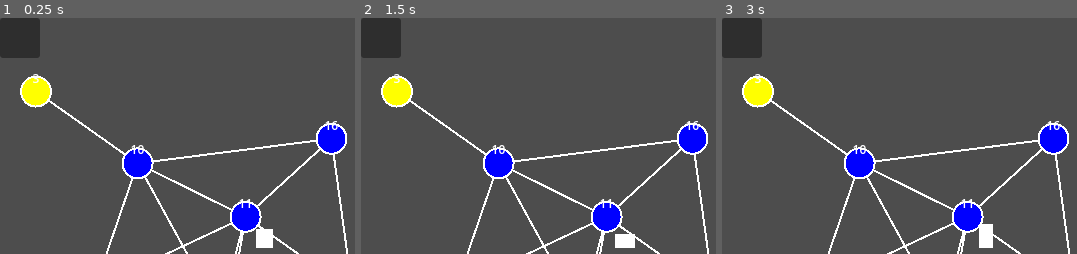
Above: before the commit, frames 1-3 (left to right).
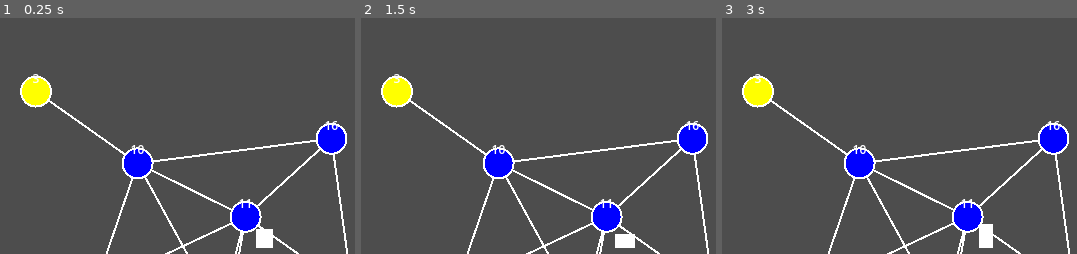
Above: after the commit, the same moments.

Repository: EdbertWang/roguelike_autobattler
Game: Godot game, scene res://Manager/game_state_manager.tscn
Two runs of this game, one before a commit and one after it. Both use one fixed random seed, a clock stepped at 60 frames per second and the inputs below.
Inputs (mouse positions are % of the whole screen's width and height, from its top left):
- Up to frame 1 (0.25 s): no input
- Up to frame 2 (1.5 s): tap Enter at 0.5 s; move the mouse to (73, 46) at 0.52 s; click (73, 46) at 0.6 s; tap Space at 1.25 s; move the mouse to (30, 56) at 1.27 s; tap R (rotatePlacement) at 1.35 s; click (30, 56) at 1.42 s
- Up to frame 3 (3 s): tap Enter at 2 s; move the mouse to (61, 28) at 2.02 s; click (61, 28) at 2.1 s; tap Space at 2.75 s; move the mouse to (46, 71) at 2.77 s; tap R (rotatePlacement) at 2.85 s; click (46, 71) at 2.92 s
The pictures show only the part of the screen within x 0-50%, y 0-50%; the shares and areas given below are measured in that part.

The runs differ from the first frame. In frame 1, 1.9% of the frame differs, in the area x 0-12%, y 0-17%; in frame 2, 1.9%; in frame 3, 1.9%.

Commit message:
clicking on node sends player to battle prep stage

Diff:
--- a/Manager/campaign_controller.gd
+++ b/Manager/campaign_controller.gd
@@ -19,7 +19,7 @@
 var current_battle_node: MapNode
 
 signal state_changed(new_state: GameState)
-signal battle_started(node: MapNode)
+#signal battle_started(node: MapNode)
 signal battle_completed(node: MapNode, victory: bool)
 signal campaign_completed()
 
@@ -74,17 +74,16 @@
 
 func enable_map_interaction():
 	"""Enable map interaction and disable battle systems"""
-	if map_generator:
-		map_generator.set_process_input(true)
-		map_generator.show()
-
-	if battle_manager:
-		battle_manager.set_process(false)
-		battle_manager.hide()
-
-	#print("Map exploration enabled. Available nodes: %d" % map_generator.get_available_nodes().size())
-
-func _on_map_node_selected(node: MapNode):
+
+	map_generator.set_process_input(true)
+	map_generator.show()
+
+	battle_manager.set_process(false)
+	battle_manager.hide()
+
+	print("Map exploration enabled. Available nodes: %d" % map_generator.get_available_nodes().size())
+
+func on_map_node_selected(node: MapNode):
 	"""Handle when player selects a map node"""
 	if current_state != GameState.MAP_EXPLORATION:
 		return
@@ -149,7 +148,7 @@
 func start_battle_sequence():
 	"""Start the actual battle"""
 	print("Battle started at node %d" % current_battle_node.id)
-	battle_started.emit(current_battle_node)
+	#battle_started.emit(current_battle_node)
 
 	# Start battle systems
 	if battle_manager and battle_manager.has_method("start_battle"):
--- a/Manager/game_state_manager.gd
+++ b/Manager/game_state_manager.gd
@@ -20,15 +20,18 @@
 func setup_ui_connections():
 	# Connect campaign controller signals to UI
 	campaign_controller.state_changed.connect(_on_game_state_changed)
-	campaign_controller.battle_started.connect(_on_battle_started)
+	#campaign_controller.battle_started.connect(_on_battle_started)
 	campaign_controller.campaign_completed.connect(_on_campaign_completed)
+
+	map_generator.enter_battle.connect(_on_battle_entered)
 
 func _on_game_state_changed(new_state):
 	print("Game state: " + str(new_state))
 	# Update UI based on state
 
-func _on_battle_started(node):
-	print("Battle started at node: " + str(node.id))
+func _on_battle_entered(node):
+	print("Battle entered at node: " + str(node.id))
+	campaign_controller.on_map_node_selected(node)
 
 func _on_campaign_completed():
 	print("Campaign completed!")
--- a/Map_Gen/map_manager.gd
+++ b/Map_Gen/map_manager.gd
@@ -42,6 +42,9 @@
 	"available": Color.CYAN
 }
 
+# Signals
+signal enter_battle(node: MapNode)
+
 ######### MANAGER CODE ########
 
 func _ready():
@@ -65,19 +68,10 @@
 	"""Generate the complete map graph"""
 	print("Generating map graph...")
 
-	# Step 1: Generate random node positions
 	generate_nodes()
-
-	# Step 2: Connect nodes to nearest neighbors
 	connect_nearest_neighbors()
-
-	# Step 3: Identify start and end nodes
 	identify_start_end_nodes()
-
-	# Step 4: Calculate difficulty progression
 	calculate_difficulty_progression()
-
-	# Step 5: Set initial availability
 	update_node_availability()
 
 	print("Map generation complete. Nodes: %d, Connections: %d" % [nodes.size(), connections.size()])
@@ -260,13 +254,14 @@
 		push_warning("Attempted to start battle at unavailable node")
 		return
 
-
 	print("Starting battle at node %d (Stage: %d, Difficulty: %s)" % [node.id, node.stage, node.difficulty])
-
 	current_node = node
 
 	# Update visual
 	queue_redraw()
+
+	# Update other nodes
+	enter_battle.emit(node)
 
 func complete_current_battle():
 	"""Mark current battle as completed and update availability"""
--- a/UI/GUI.tscn
+++ b/UI/GUI.tscn
@@ -26,8 +26,3 @@
 layout_mode = 0
 offset_right = 40.0
 offset_bottom = 40.0
-
-[node name="Map" type="Panel" parent="."]
-layout_mode = 0
-offset_right = 40.0
-offset_bottom = 40.0
